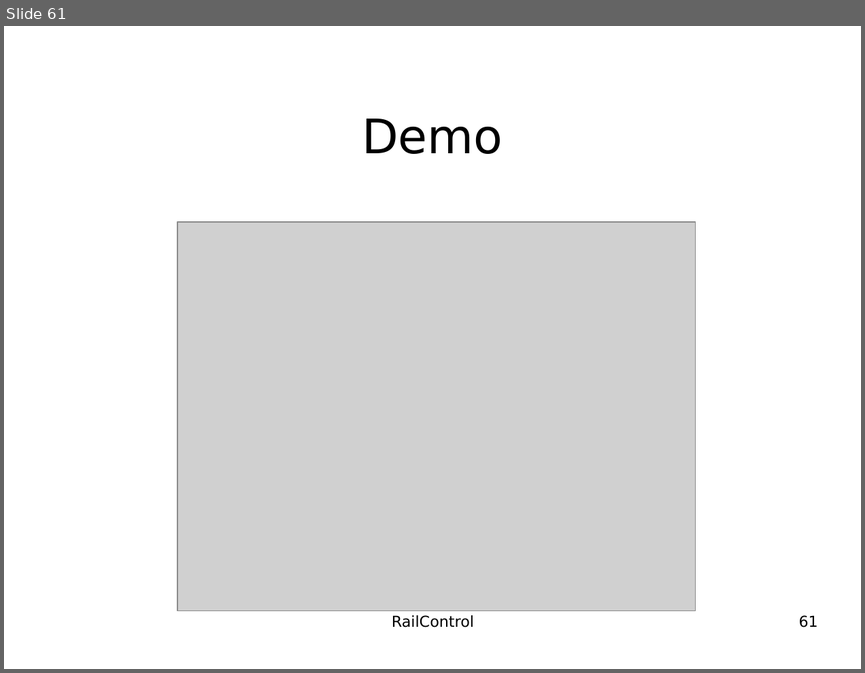
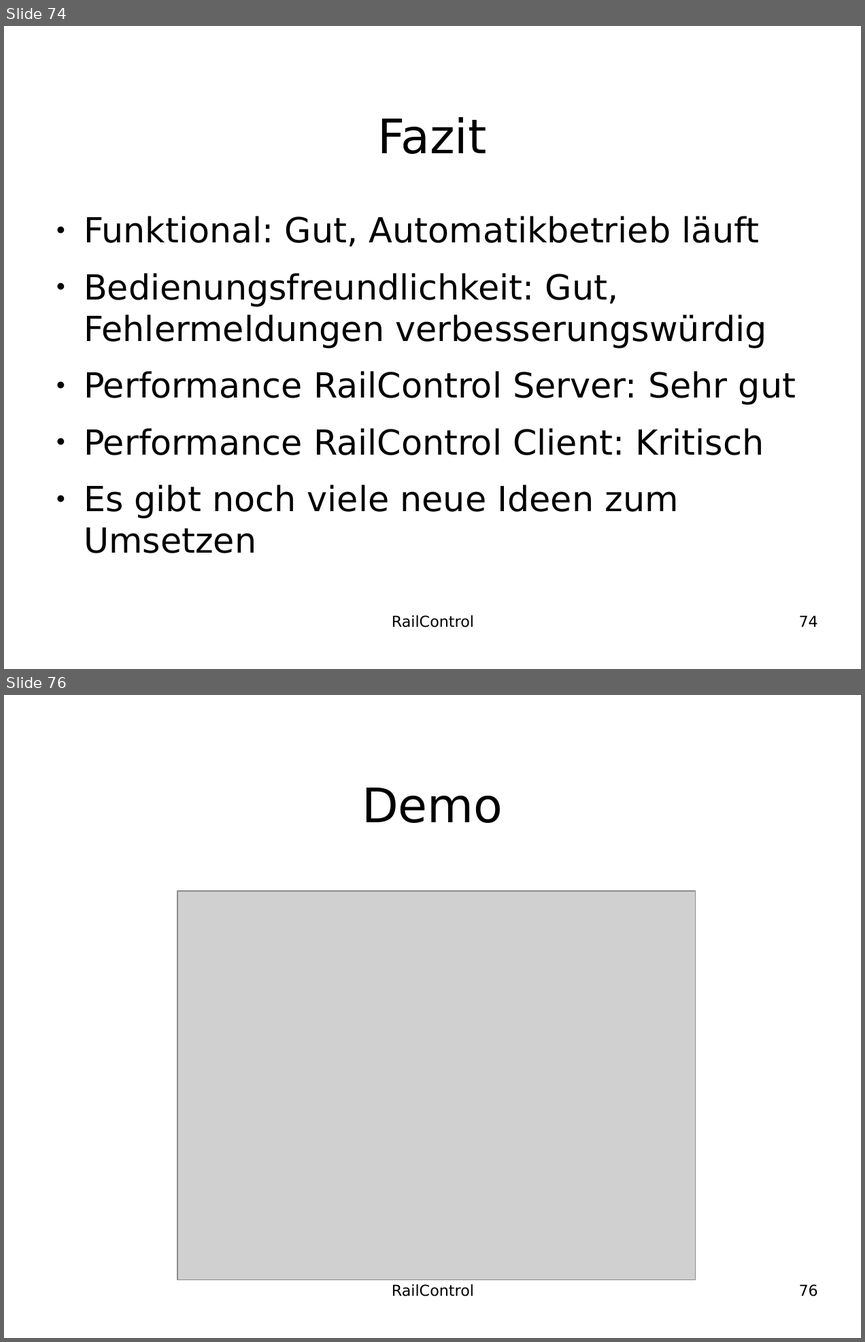
Before and after one commit to teddych/railcontrol, a slide deck: MAS/MAS_Thesis.odp. Shown one above the other, each under a label of ours: slide 61 before the commit, slides 74 and 76 after it; the slides between them are not shown. The pictures are 865x673 and 865x1342 pixels, drawn with LibreOffice and Linux fonts; fonts in the diff are those of the drawing; grey boxes stand for pictures; background and template pictures are left out. Boxes give left, top, right and bottom in pixels: in the first picture for what was removed or moved away, otherwise in the second. Text is boxed around its words. In the diff, an @@ line names an element or a change of style, - is before the commit and + after.

```diff
--- a/MAS/MAS_Thesis.odp
+++ b/MAS/MAS_Thesis.odp
@@ slide 74 added at [4,26,861,669], background #FFFFFF @@
@@ title added at [378,117,487,154], 44 pt, text #000000 @@
+Fazit
@@ text added at [84,216,796,553], 32 pt, text #000000 @@
+● Funktional: Gut, Automatikbetrieb läuft
+● Bedienungsfreundlichkeit: Gut, Fehlermeldungen verbesserungswürdig
+● Performance RailControl Server: Sehr gut
+● Performance RailControl Client: Kritisch
+● Es gibt noch viele neue Ideen zum Umsetzen
@@ text added at [392,615,474,627], 14 pt, text #000000 @@
+RailControl
@@ page number added at [799,615,818,626], 14 pt, text #000000 @@
+74
@@ what was slide 61 is now slide 76 @@
@@ page number at [799,1284,818,1296]: text changed @@
-61
+76
```
Also in this commit, not shown: 1 slide changed, 16 other slides added, 2 slides removed.
